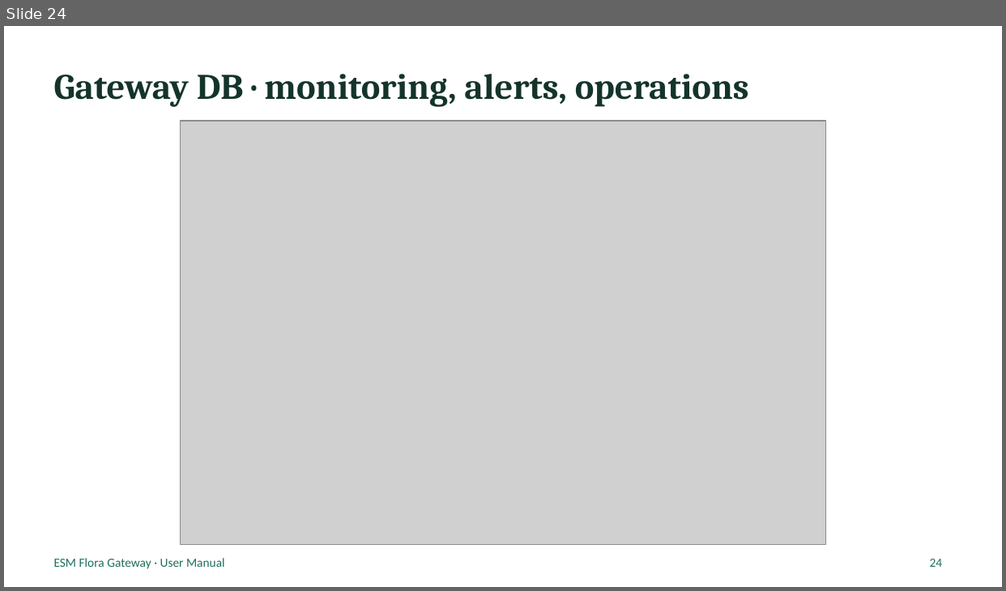
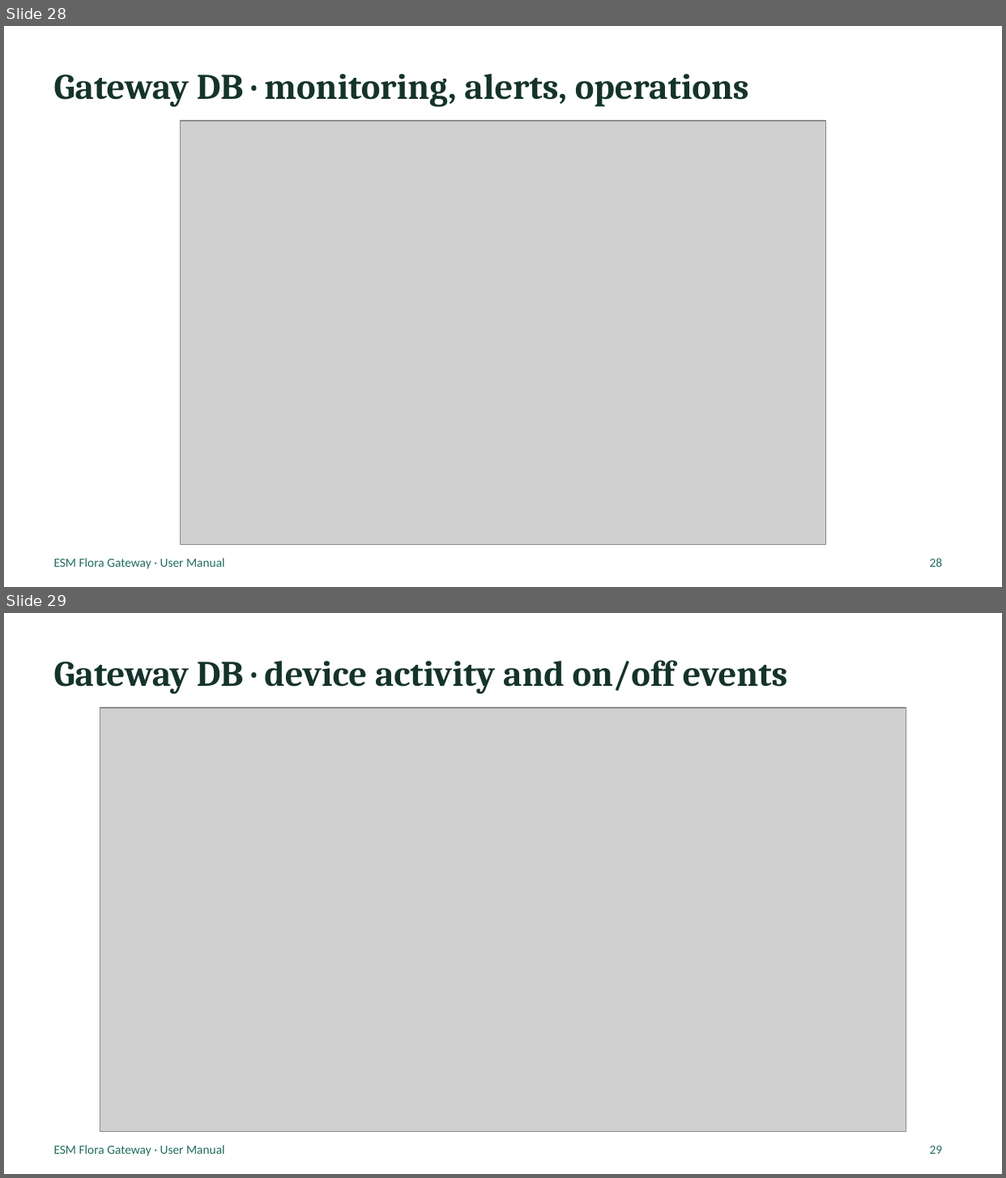
Before and after one commit to Parinya-cram/flora-core, a slide deck: docs/gateway-manual/Flora-Gateway-User-Manual.pptx. Shown one above the other, each under a label of ours: slide 24 before the commit, slides 28 and 29 after it. The pictures are 1006x591 and 1006x1178 pixels, drawn with LibreOffice and Linux fonts; fonts in the diff are those of the drawing; grey boxes stand for pictures. Boxes give left, top, right and bottom in pixels: in the first picture for what was removed or moved away, otherwise in the second. Text is boxed around its words. In the diff, an @@ line names an element or a change of style, - is before the commit and + after.

```diff
--- a/docs/gateway-manual/Flora-Gateway-User-Manual.pptx
+++ b/docs/gateway-manual/Flora-Gateway-User-Manual.pptx
@@ slide 29 added at (4,613,1002,1174), background #FFFFFF; not listed: 1 template element that a slide beside it also shows @@
@@ title added at (54,660,788,694), 26 pt, text #14342B, bold @@
+Gateway DB · device activity and on/off events
@@ picture added at (100,708,906,1132) @@
@@ page number added at (930,1146,943,1154), 9 pt, text #1F6F5C @@
+29
@@ what was slide 24 is now slide 28 @@
@@ page number at (930,558,943,567): text changed @@
-24
+28
```
Also in this commit, not shown: 3 slides changed, 5 other slides added, 24 other files.
